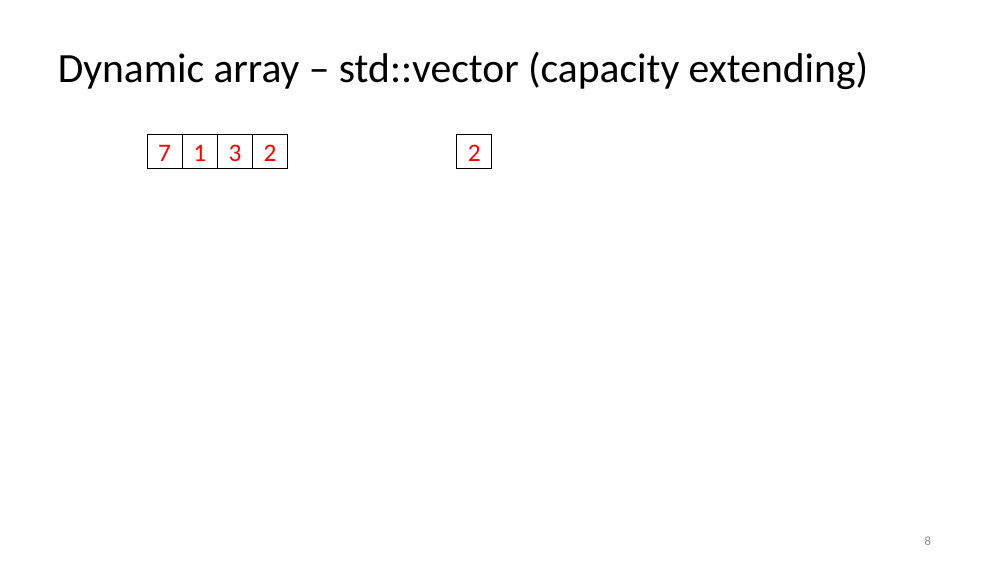
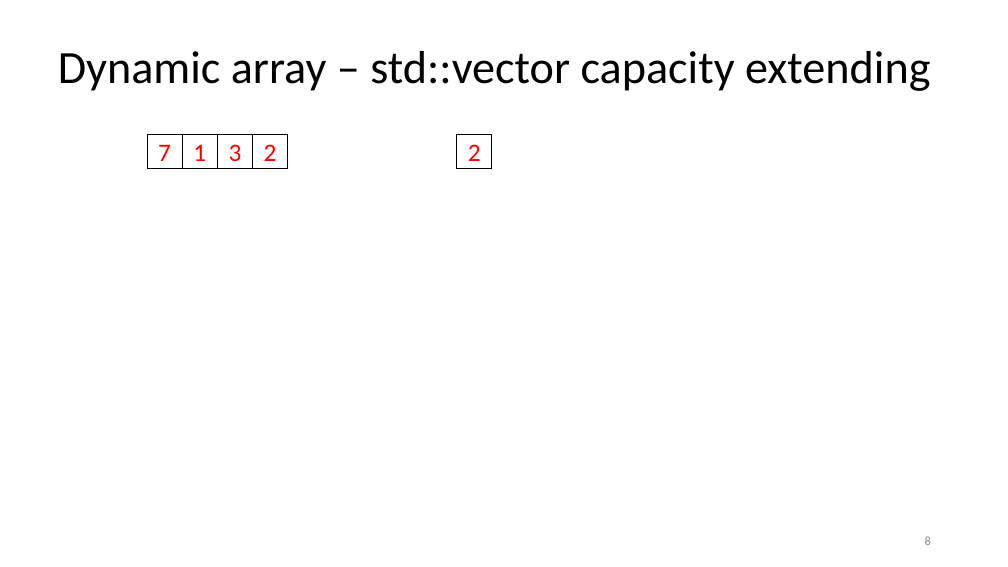
Before and after one commit to rarutyun/cpp-courses, a slide deck: slide 8 of 03_containrers_and_initialization/03_containers.pptx. Drawn at 1008x567 pixels with LibreOffice and Linux fonts; fonts in the diff are those of the drawing. Boxes give left, top, right and bottom in pixels: in the first picture for what was removed or moved away, otherwise in the second. Text is boxed around its words. In the diff, an @@ line names an element or a change of style, - is before the commit and + after.

```diff
--- a/03_containrers_and_initialization/03_containers.pptx
+++ b/03_containrers_and_initialization/03_containers.pptx
@@ title at [58,51,930,91]: text changed; size 39.6 to 44 pt @@
-Dynamic array – std::vector (capacity extending)
+Dynamic array – std::vector capacity extending
```
Also in this commit, not shown: 10 other slides changed, 1 slide removed, 3 other files.
